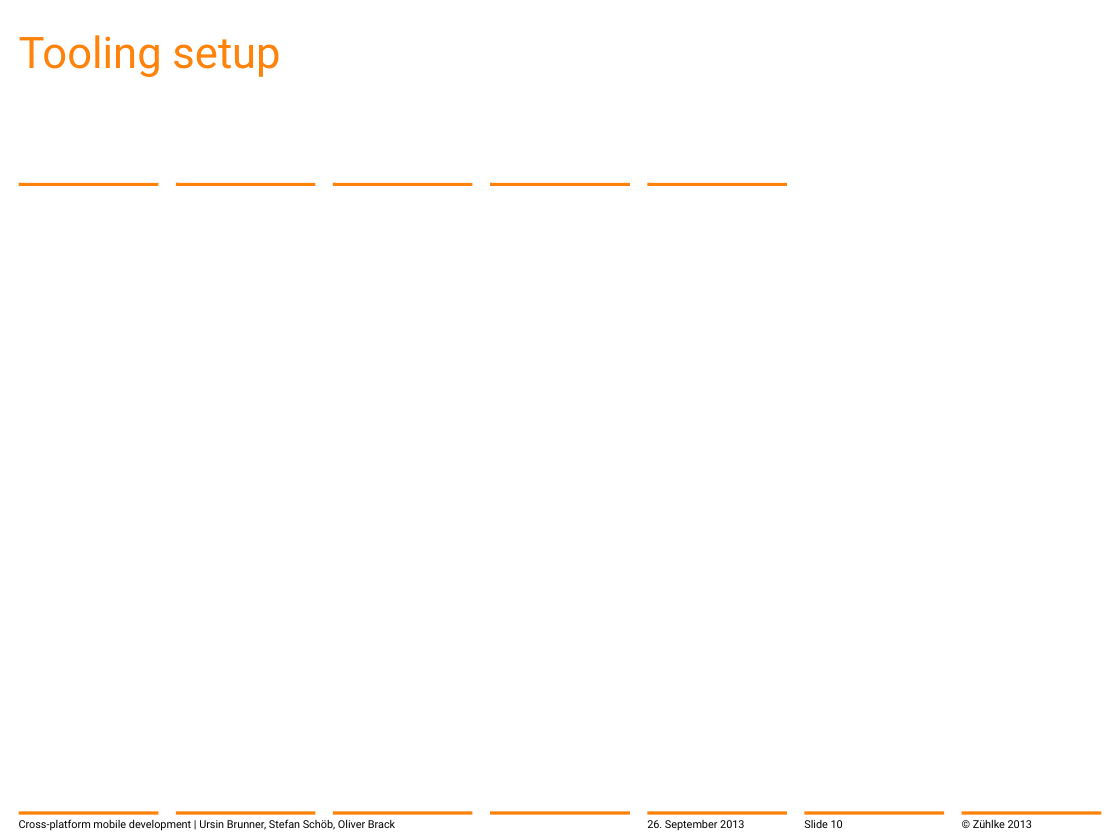
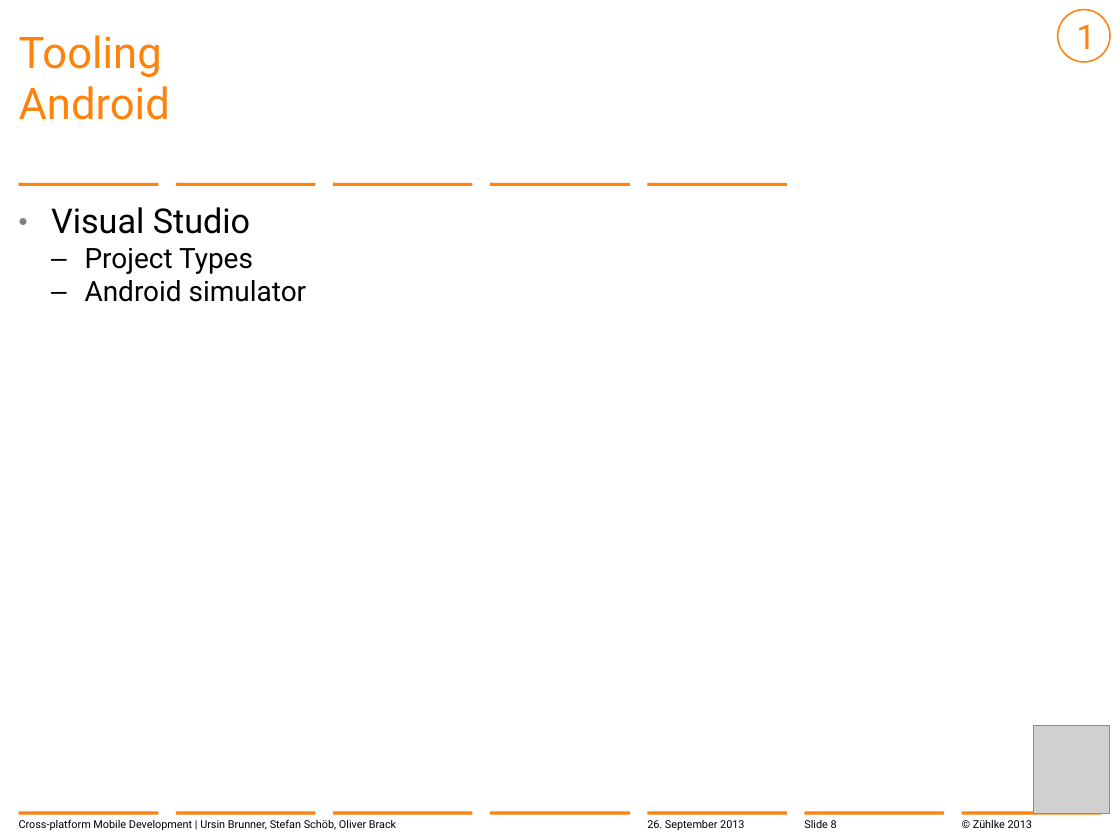
Before and after one commit to brunnurs/zxm, a slide deck: slide 8 of docs/13-09-26 Cross-platform mobile development with C#.pptx (slide 10 before the commit). Drawn at 1120x840 pixels with LibreOffice and Linux fonts; fonts in the diff are those of the drawing; grey boxes stand for pictures; background and template pictures are left out. Boxes give left, top, right and bottom in pixels: in the first picture for what was removed or moved away, otherwise in the second. Text is boxed around its words. In the diff, an @@ line names an element or a change of style, - is before the commit and + after.

```diff
--- a/docs/13-09-26 Cross-platform mobile development with C#.pptx
+++ b/docs/13-09-26 Cross-platform mobile development with C#.pptx
@@ ellipse added at [1057,10,1110,63], outline #FF820A 1 pt, 22 pt, text #FF820A @@
+1
@@ title at [19,35,170,120]: text changed @@
-Tooling setup
+Tooling
+Android
@@ text added at [51,207,307,302], 18 pt, text #000000 @@
+  • Visual Studio
+    – Project Types
+    – Android simulator
@@ picture added at [1034,726,1110,814] @@
@@ text at [19,819,396,831]: text changed @@
-Cross-platform mobile development | Ursin Brunner, Stefan Schöb, Oliver Brack
+Cross-platform Mobile Development | Ursin Brunner, Stefan Schöb, Oliver Brack
@@ page number at [804,820,837,828]: text changed @@
-Slide 10
+Slide 8
```
Also in this commit, not shown: 24 other slides changed, 1 slide added.
